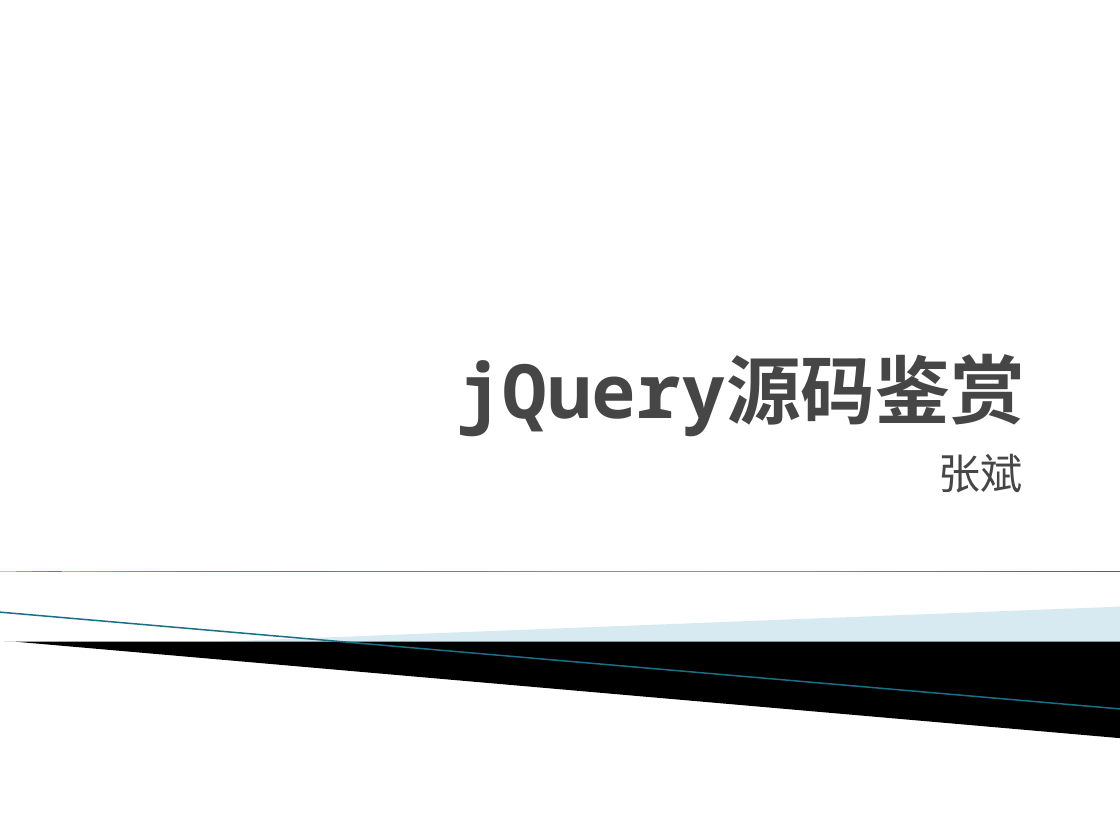
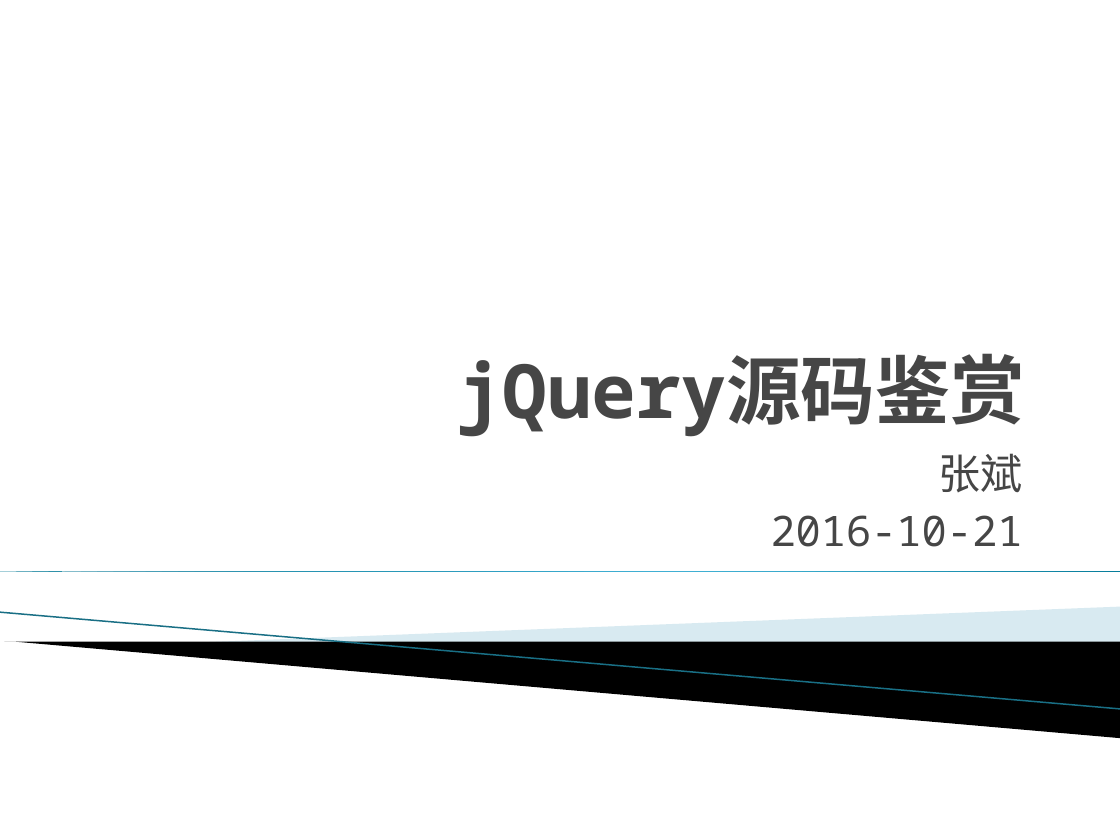
Before and after one commit to temberature/squery, a slide deck: slide 1 of doc/jQuery源码鉴赏.pptx. Drawn at 1120x840 pixels with LibreOffice and Linux fonts; fonts in the diff are those of the drawing; background and template pictures are left out. Boxes give left, top, right and bottom in pixels: in the first picture for what was removed or moved away, otherwise in the second. Text is boxed around its words. In the diff, an @@ line names an element or a change of style, - is before the commit and + after.

```diff
--- a/doc/jQuery源码鉴赏.pptx
+++ b/doc/jQuery源码鉴赏.pptx
@@ subtitle at (x1=771, y1=515, x2=1023, y2=547): paragraph added @@
+2016-10-21
```
Also in this commit, not shown: 7 other slides changed, 28 slides added, 7 slides removed, 24 other files.
